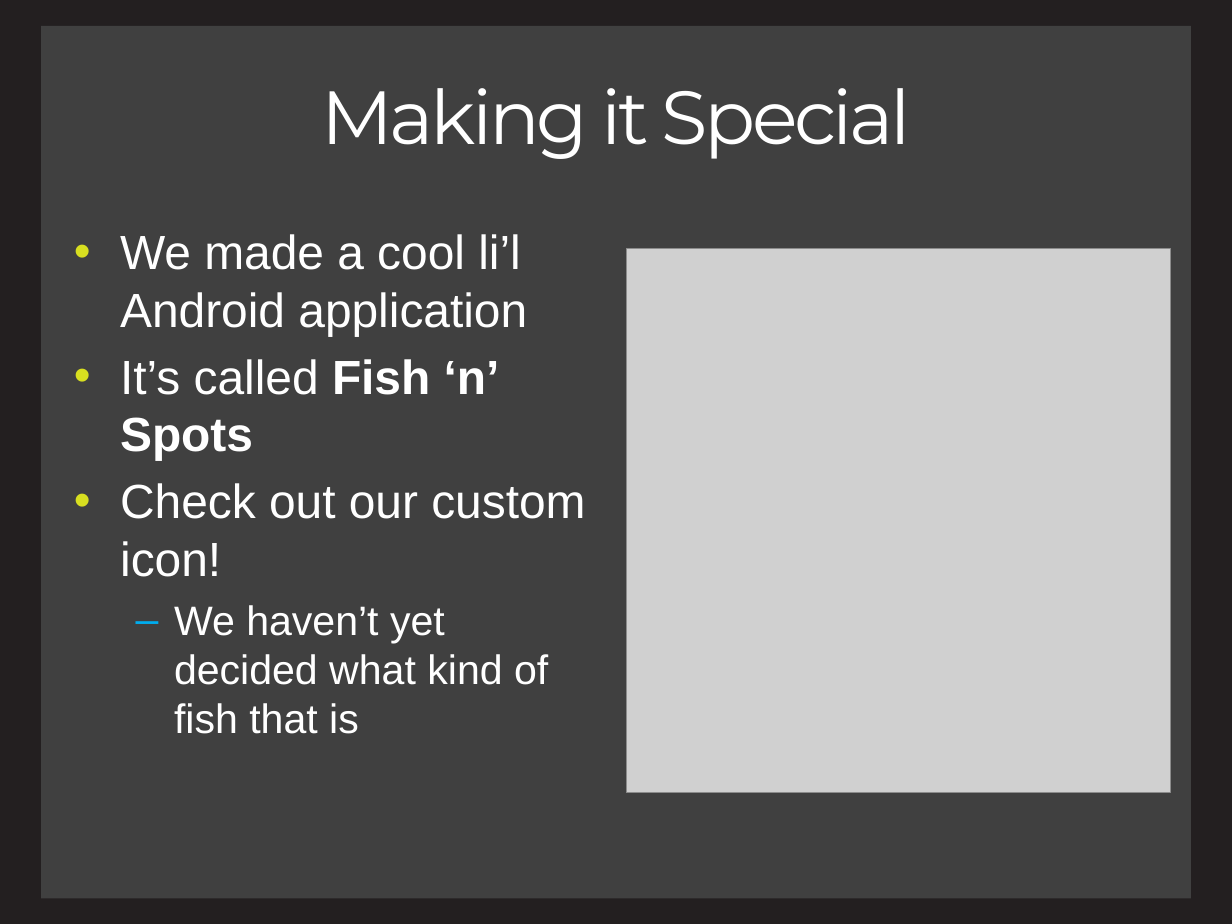
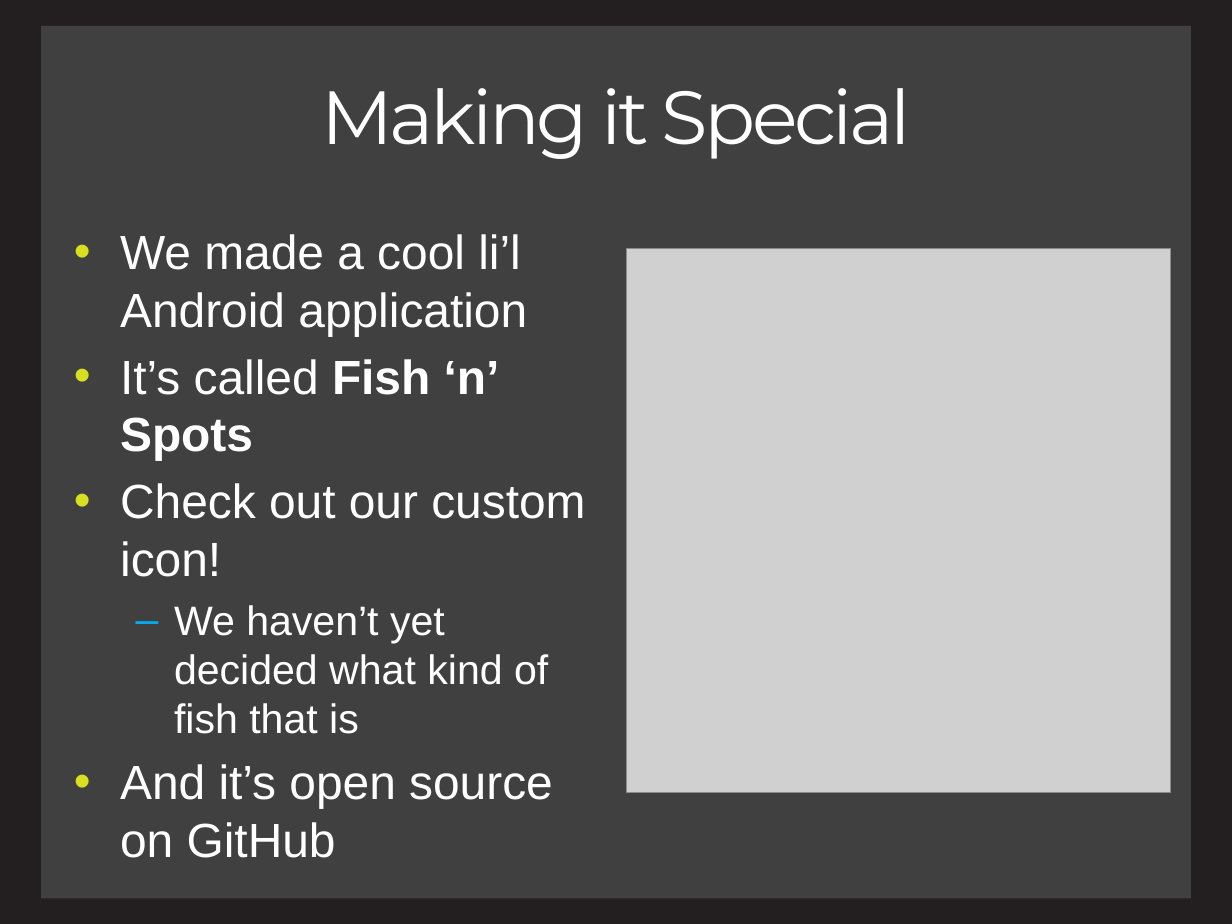
Before and after one commit to charlesmadere/FishnStore, a slide deck: slide 9 of documents/Presentation.pptx (slide 5 before the commit). Drawn at 1232x924 pixels with LibreOffice and Linux fonts; fonts in the diff are those of the drawing; grey boxes stand for pictures. Boxes give left, top, right and bottom in pixels: in the first picture for what was removed or moved away, otherwise in the second. Text is boxed around its words. In the diff, an @@ line names an element or a change of style, - is before the commit and + after.

```diff
--- a/documents/Presentation.pptx
+++ b/documents/Presentation.pptx
@@ text at (120,764,553,858): paragraph added @@
+• And it’s open source on GitHub
```
Also in this commit, not shown: 1 other slide changed, 5 slides added, 1 slide removed, 4 other files.
